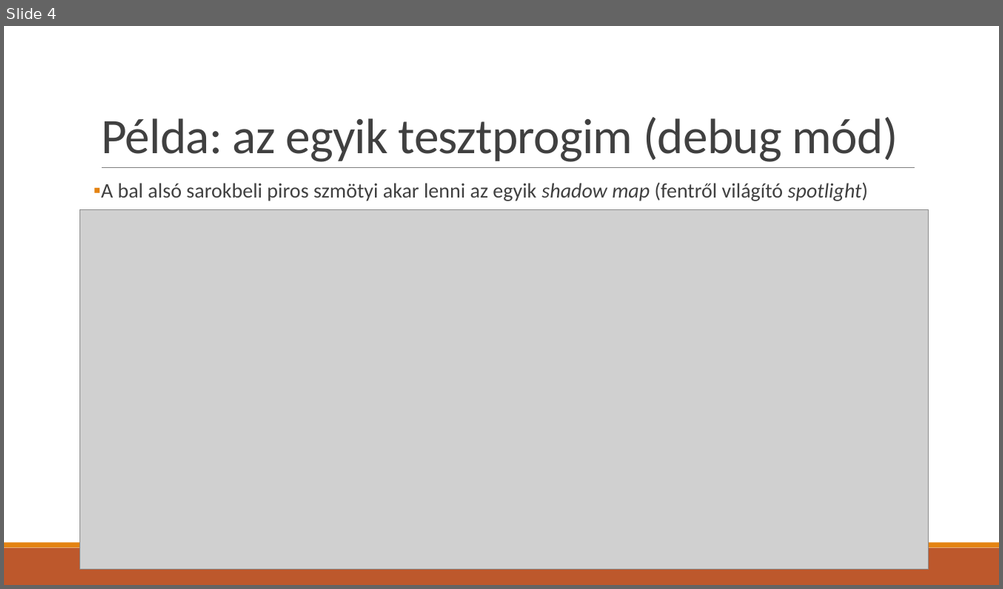
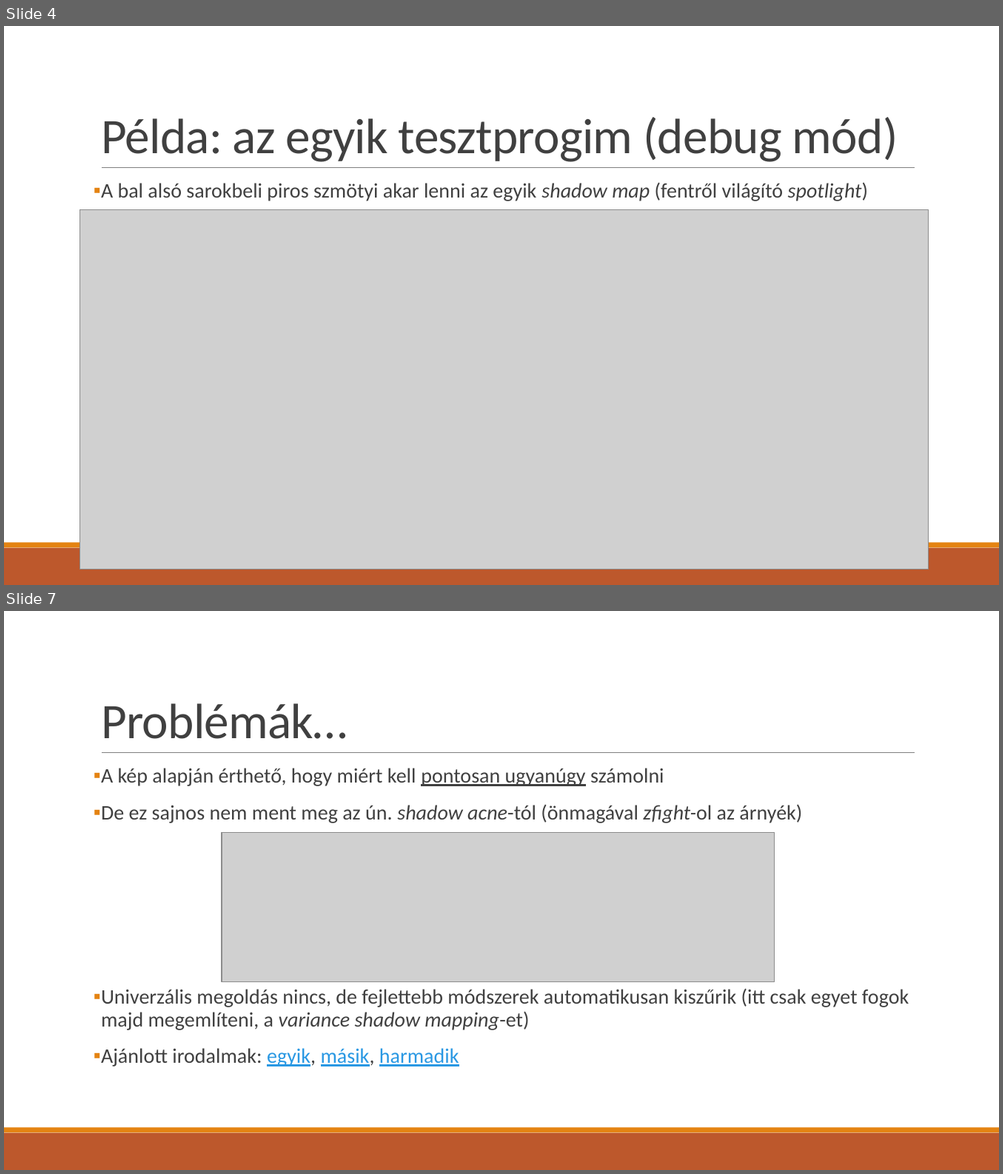
Before and after one commit to asylum2010/Asylum-s-ELTE-Exercises, a slide deck: GFX_EA_02.pptx. Shown one above the other, each under a label of ours: slide 4 before the commit, slides 4 and 7 after it; the slides between them are not shown. The pictures are 1003x589 and 1003x1174 pixels, drawn with LibreOffice and Linux fonts; fonts in the diff are those of the drawing; grey boxes stand for pictures. Boxes give left, top, right and bottom in pixels: in the first picture for what was removed or moved away, otherwise in the second. Text is boxed around its words. In the diff, an @@ line names an element or a change of style, - is before the commit and + after.

Commit message:
shadow mapping prez 2

```diff
--- a/GFX_EA_02.pptx
+++ b/GFX_EA_02.pptx
@@ slide 7 added at box(4, 611, 999, 1170), background #FFFFFF; not listed: 3 template elements that a slide beside it also shows @@
@@ title added at box(101, 703, 347, 739), 48 pt, text #404040 @@
+Problémák…
@@ text added at box(101, 768, 908, 1067), 20 pt, text #404040 @@
+▪ A kép alapján érthető, hogy miért kell pontosan ugyanúgy számolni
+▪ De ez sajnos nem ment meg az ún. shadow acne-tól (önmagával zfight-ol az árnyék)
+▪ Univerzális megoldás nincs, de fejlettebb módszerek automatikusan kiszűrik (itt csak egyet fogok majd megemlíteni, a variance shadow mapping-et)
+▪ Ajánlott irodalmak: egyik, másik, harmadik
@@ picture added at box(222, 832, 775, 982) @@
```
Also in this commit, not shown: 1 slide changed, 5 other slides added, 1 slide removed, 1 other file.
